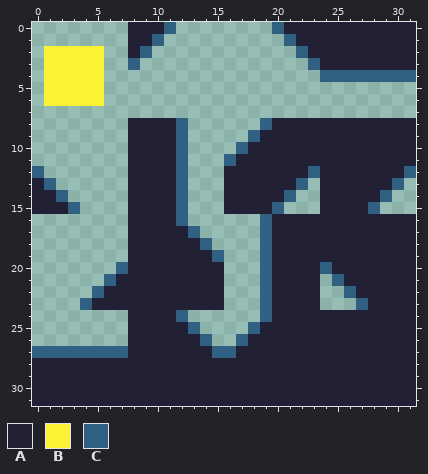
Two versions of one pixel-art file, resources/images/wall.aseprite. That is the earlier state.
32x32 pixels, 1 frame.
Palette (. is transparent): A #222034  B #fbf236  C #306082
Pixels before, first column x 0:
 0 ........AAAC........CAAAAAAAAAAA
 1 ........AAC..........CAAAAAAAAAA
 2 .BBBBB..AC............CAAAAAAAAA
 3 .BBBBB..C..............CAAAAAAAA
 4 .BBBBB..................CCCCCCCC
 5 .BBBBB..........................
 6 .BBBBB..........................
 7 ................................
 8 ........AAAAC......CAAAAAAAAAAAA
 9 ........AAAAC.....CAAAAAAAAAAAAA
10 ........AAAAC....CAAAAAAAAAAAAAA
11 ........AAAAC...CAAAAAAAAAAAAAAA
12 C.......AAAAC...AAAAAAACAAAAAAAC
13 AC......AAAAC...AAAAAAC.AAAAAAC.
14 AAC.....AAAAC...AAAAAC..AAAAAC..
15 AAAC....AAAAC...AAAAC...AAAAC...
16 ........AAAAC......CAAAAAAAAAAAA
17 ........AAAAAC.....CAAAAAAAAAAAA
18 ........AAAAAAC....CAAAAAAAAAAAA
19 ........AAAAAAAC...CAAAAAAAAAAAA
20 .......CAAAAAAAA...CAAAACAAAAAAA
21 ......CAAAAAAAAA...CAAAA.CAAAAAA
22 .....CAAAAAAAAAA...CAAAA..CAAAAA
23 ....CAAAAAAAAAAA...CAAAA...CAAAA
24 ........AAAAC......CAAAAAAAAAAAA
25 ........AAAAAC....CAAAAAAAAAAAAA
26 ........AAAAAAC..CAAAAAAAAAAAAAA
27 CCCCCCCCAAAAAAACCAAAAAAAAAAAAAAA
28 AAAAAAAAAAAAAAAAAAAAAAAAAAAAAAAA
29 AAAAAAAAAAAAAAAAAAAAAAAAAAAAAAAA
30 AAAAAAAAAAAAAAAAAAAAAAAAAAAAAAAA
31 AAAAAAAAAAAAAAAAAAAAAAAAAAAAAAAA
The same view after the edit:
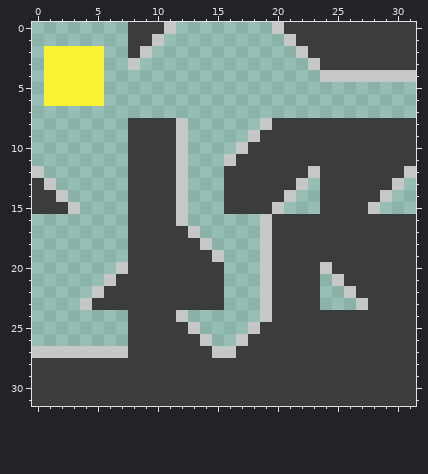
The exact change:
colour A: #222034 -> #3c3c3c
colour C: #306082 -> #c7c7c7
Where, in picture pixels (left, top, right, bottom), the same in both pictures:
changed: (32, 22, 416, 406)
